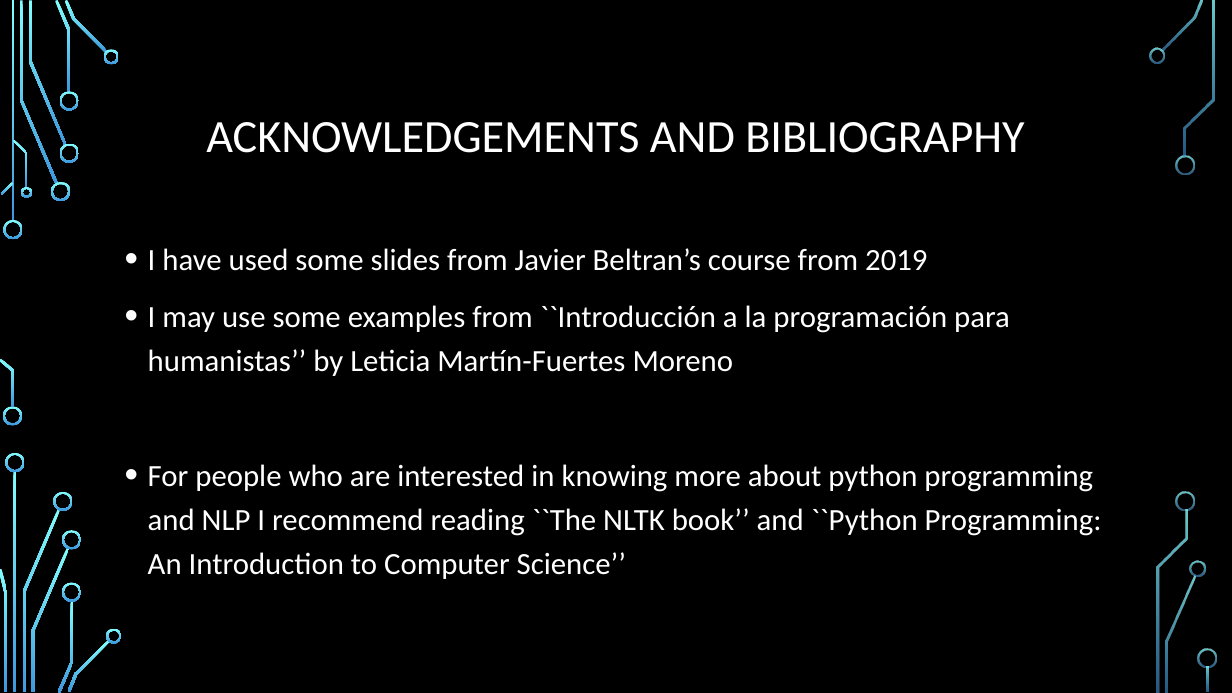
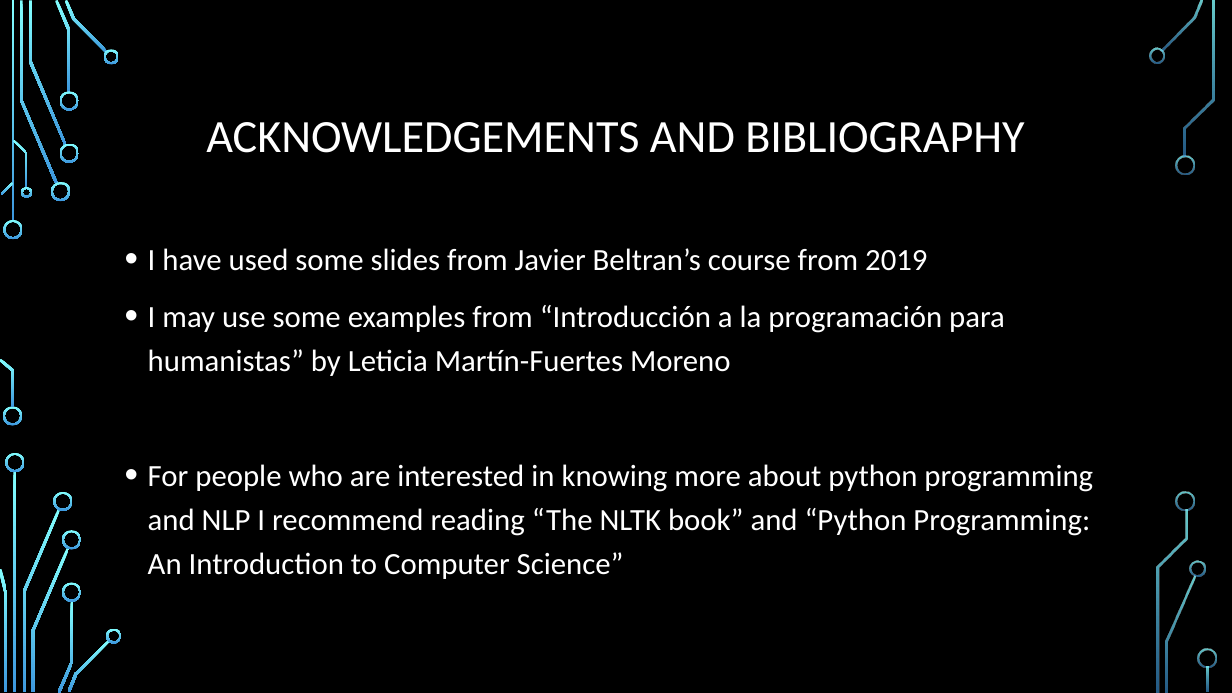
Before and after one commit to venelink/python_course, a slide deck: slide 5 of Slides/01_Introduction.pptx. Drawn at 1232x693 pixels with LibreOffice and Linux fonts; fonts in the diff are those of the drawing; background and template pictures are left out. Boxes give left, top, right and bottom in pixels: in the first picture for what was removed or moved away, otherwise in the second. Text is boxed around its words. In the diff, an @@ line names an element or a change of style, - is before the commit and + after.

Commit message:
Update 01_Introduction.pptx
Minor corrections in formatting.

```diff
--- a/Slides/01_Introduction.pptx
+++ b/Slides/01_Introduction.pptx
@@ text at box(148, 305, 1093, 579): text changed @@
-• I may use some examples from ``Introducción a la programación para humanistas’’ by Leticia Martín-Fuertes Moreno
-• For people who are interested in knowing more about python programming and NLP I recommend reading ``The NLTK book’’ and ``Python Programming: An Introduction to Computer Science’’
+• I may use some examples from “Introducción a la programación para humanistas” by Leticia Martín-Fuertes Moreno
+• For people who are interested in knowing more about python programming and NLP I recommend reading “The NLTK book” and “Python Programming: An Introduction to Computer Science”
```
Also in this commit, not shown: 6 other slides changed.
